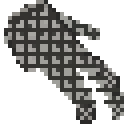
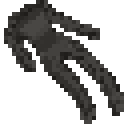
Comparing the layer stacks of the two 128x128 images. Changes:
added group "Full_TightsBlack" with 1 layers above "Full_Fishnet" over [4,0,124,124]
added layer "图层 2" (1st of 2, in "Full_TightsBlack") in group "Full_TightsBlack" over [4,0,124,124]
hid group "Full_Fishnet" (1 layers) over [4,0,124,124]
painted on "图层 2" (2nd of 2, in "Full_Fishnet"), unmasked it over [4,0,124,124]
removed layer "图层 1" (was 66%) from group "Full_Fishnet" over [4,0,124,120]
